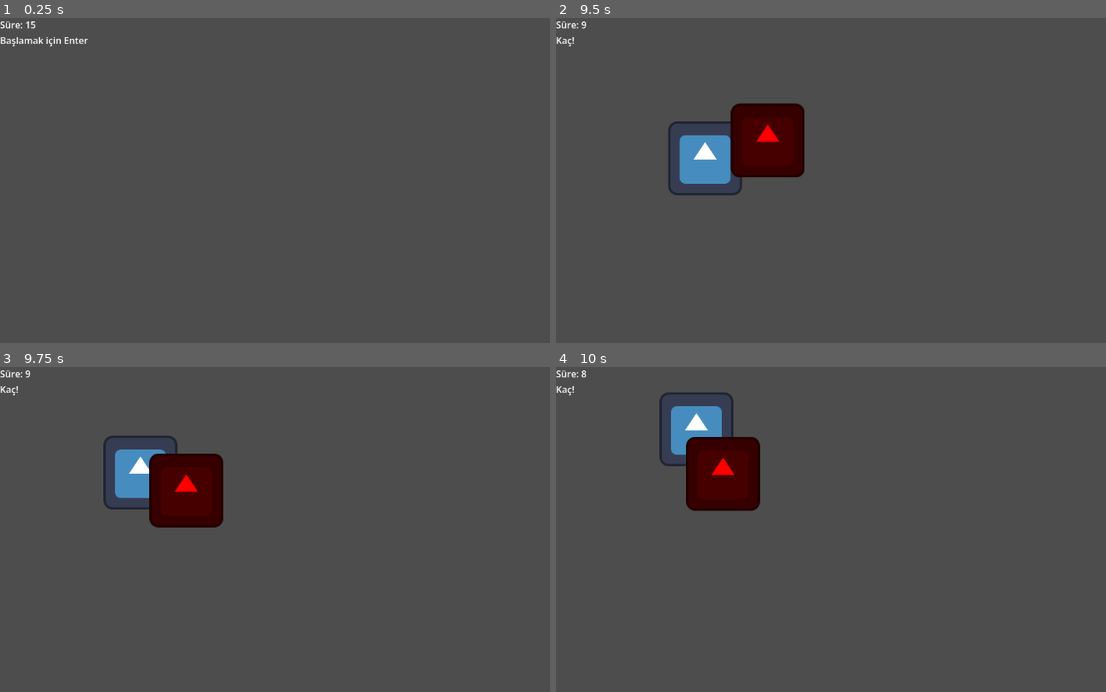
Above: before the commit, frames 1-4 (two rows, left to right).
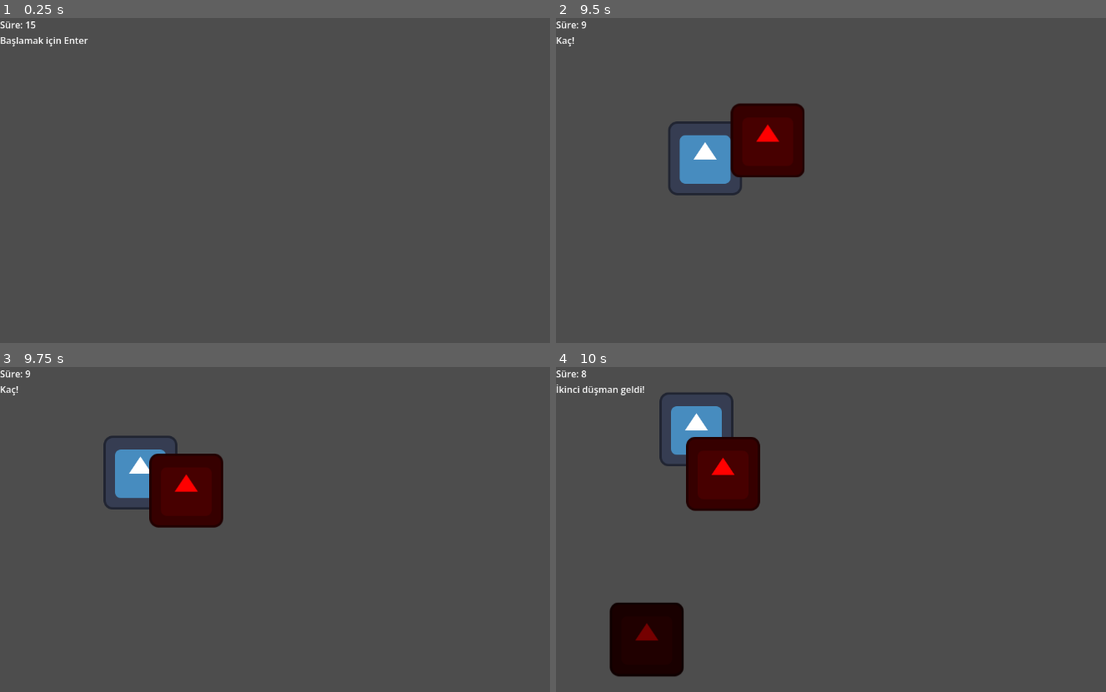
Above: after the commit, the same moments.

Repository: kilicaslanyusuf/week-01-button-test
Game: Godot game, scene res://dodge_trial.tscn
Two runs of this game, one before a commit and one after it. Both use one fixed random seed, a clock stepped at 60 frames per second and the inputs below. This scene is started directly instead of the project's main scene. The engine's default icon, where the game draws it, is replaced by a stand-in: a white triangle on a blue panel in a dark square.
Inputs:
- Up to frame 1 (0.25 s): no input
- Up to frame 2 (9.5 s): tap Enter (ui_accept) at 0.5, 0.6, 0.77, 1.07, 1.35, 1.52, 1.82, 2.1, 2.85, 3.02, 3.32, 3.6, 3.77, 4.07, 4.35, 4.52, 4.82, 5.1, 5.85, 6.02, 6.32, 6.6, 6.77, 7.07, 7.35, 7.52, 7.82, 8.1, 8.85, 9.02, 9.32 s; hold Right (ui_right) 0.53-1.28 s; hold Down (ui_down) 1.28-2.03 s; hold Right (ui_right) 2.03-2.78 s; hold Up (ui_up) 2.78-3.53 s; hold Left (ui_left) 3.53-5.03 s; hold Down (ui_down) 5.03-5.78 s; hold Right (ui_right) 5.78-6.53 s; hold Up (ui_up) 6.53-7.28 s; hold Right (ui_right) 7.28-8.03 s; hold Down (ui_down) 8.03-8.78 s; hold Left (ui_left) from 8.78 s (still down)
- Up to frame 3 (9.75 s): release Left (ui_left) at 9.53 s; hold Up (ui_up) from 9.53 s (still down); tap Enter (ui_accept) at 9.6 s
- Up to frame 4 (10 s): keep holding Up (ui_up); tap Enter (ui_accept) at 9.77 s

Frames 1-3 are identical in both runs. In frame 4, 3.2% of the frame differs, in the area x 0-24%, y 5-96%.

Commit message:
Add second enemy phase to dodge trial

Diff:
--- a/dodge_trial.gd
+++ b/dodge_trial.gd
@@ -1,13 +1,17 @@
 extends Node2D
 
-var enemy_speed := 180.0
 var time_left := 15
 var game_active := false
+
+var enemy_speed := 180.0
+var enemy2_speed := 220.0
+var enemy2_active := false
 
 @onready var time_label = $CanvasLayer/UIBox/TimeLabel
 @onready var status_label = $CanvasLayer/UIBox/StatusLabel
 @onready var player = $Player
 @onready var enemy = $Enemy
+@onready var enemy2 = $Enemy2
 @onready var game_timer = $GameTimer
 
 func _ready():
@@ -16,19 +20,29 @@
 func show_start_screen():
 	time_left = 15
 	game_active = false
+	enemy2_active = false
 	game_timer.stop()
+
 	player.visible = false
 	enemy.visible = false
+	enemy2.visible = false
+
 	update_ui()
 	status_label.text = "Başlamak için Enter"
 
 func start_game():
 	time_left = 15
 	game_active = true
+	enemy2_active = false
+
 	player.visible = true
 	enemy.visible = true
+	enemy2.visible = false
+
 	player.global_position = Vector2(200, 200)
 	enemy.global_position = Vector2(900, 500)
+	enemy2.global_position = Vector2(150, 500)
+
 	update_ui()
 	status_label.text = "Kaç!"
 	game_timer.start()
@@ -36,21 +50,39 @@
 func update_ui():
 	time_label.text = "Süre: %d" % time_left
 
-func _physics_process(_delta):
+func _physics_process(delta):
 	if Input.is_action_just_pressed("ui_accept") and not game_active:
 		start_game()
 
 	if game_active:
-		move_enemy(_delta)
+		move_enemy(delta)
+
+		if enemy2_active:
+			move_enemy2(delta)
+
 		check_enemy_collision()
 
 func move_enemy(delta):
 	var direction = (player.global_position - enemy.global_position).normalized()
 	enemy.global_position += direction * enemy_speed * delta
 
+func move_enemy2(delta):
+	var direction = (player.global_position - enemy2.global_position).normalized()
+	enemy2.global_position += direction * enemy2_speed * delta
+
 func check_enemy_collision():
 	if player.global_position.distance_to(enemy.global_position) < 30:
 		finish_game(false)
+		return
+
+	if enemy2_active and player.global_position.distance_to(enemy2.global_position) < 30:
+		finish_game(false)
+
+func activate_enemy2():
+	enemy2_active = true
+	enemy2.visible = true
+	enemy2.global_position = Vector2(150, 500)
+	status_label.text = "İkinci düşman geldi!"
 
 func _on_game_timer_timeout():
 	if not game_active:
@@ -59,14 +91,19 @@
 	time_left -= 1
 	update_ui()
 
+	if time_left == 8 and not enemy2_active:
+		activate_enemy2()
+
 	if time_left <= 0:
 		finish_game(true)
 
 func finish_game(won: bool):
 	game_active = false
 	game_timer.stop()
+
 	player.visible = true
 	enemy.visible = true
+	enemy2.visible = enemy2_active
 
 	if won:
 		status_label.text = "Kazandın! Enter ile tekrar başla"
--- a/dodge_trial.tscn
+++ b/dodge_trial.tscn
@@ -8,6 +8,9 @@
 radius = 18.0
 
 [sub_resource type="CircleShape2D" id="CircleShape2D_yyru8"]
+radius = 18.0
+
+[sub_resource type="CircleShape2D" id="CircleShape2D_m55nn"]
 radius = 18.0
 
 [node name="Game" type="Node2D" unique_id=897337900]
@@ -47,4 +50,13 @@
 [node name="CollisionShape2D" type="CollisionShape2D" parent="Enemy" unique_id=288480126]
 shape = SubResource("CircleShape2D_yyru8")
 
+[node name="Enemy2" type="Area2D" parent="." unique_id=589868809]
+
+[node name="Sprite2D" type="Sprite2D" parent="Enemy2" unique_id=990557323]
+modulate = Color(0.45882353, 0, 0, 1)
+texture = ExtResource("3_x2wng")
+
+[node name="CollisionShape2D" type="CollisionShape2D" parent="Enemy2" unique_id=706318542]
+shape = SubResource("CircleShape2D_m55nn")
+
 [connection signal="timeout" from="GameTimer" to="." method="_on_game_timer_timeout"]
